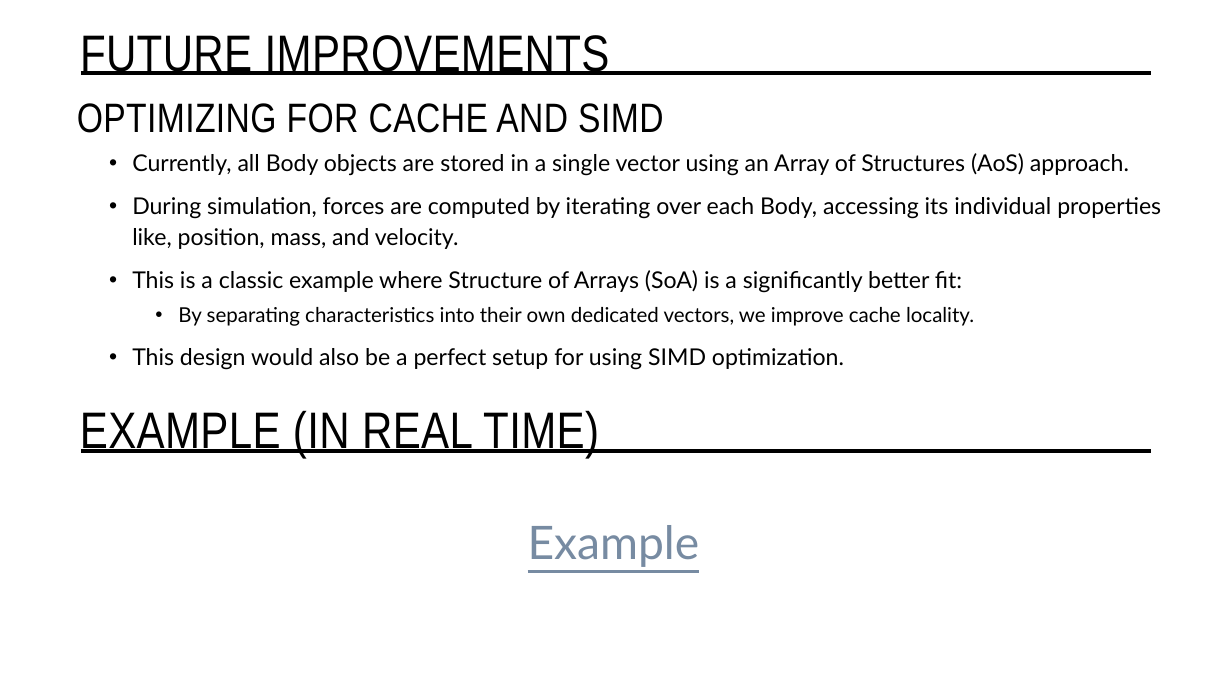
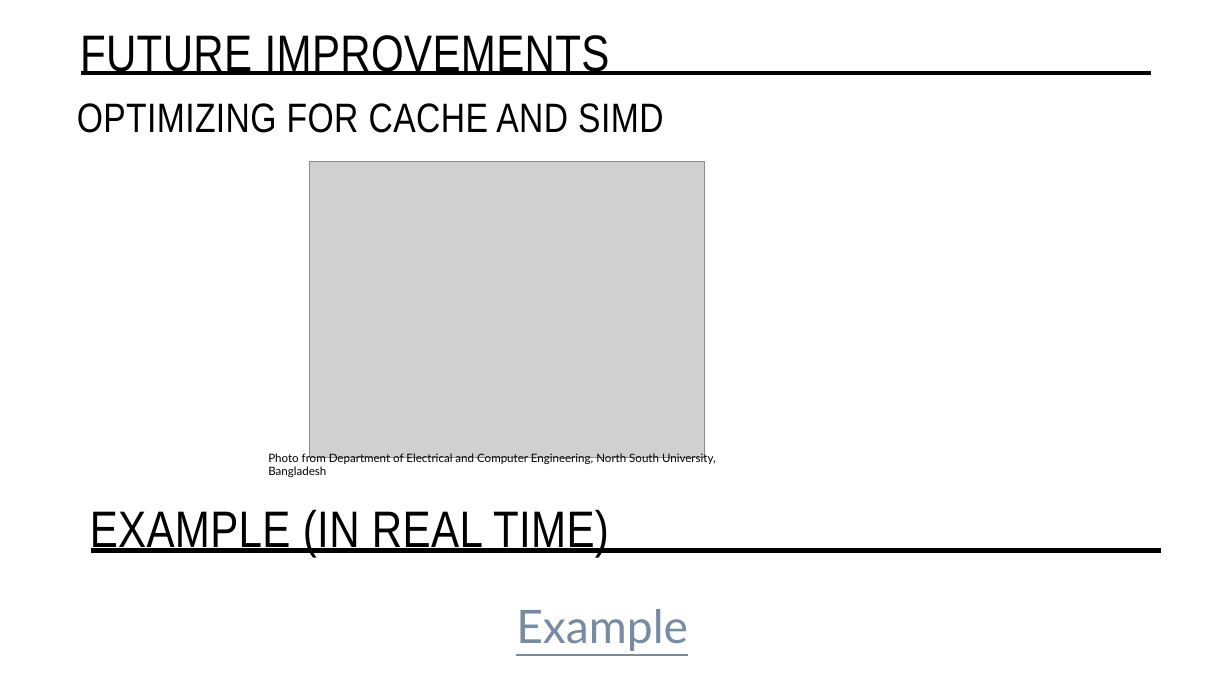
Before and after one commit to matthew9755123/N-Body_Sim, a slide deck: slide 11 of N-Body Simulator.pptx. Drawn at 1232x693 pixels with LibreOffice and Linux fonts; fonts in the diff are those of the drawing; grey boxes stand for pictures. Boxes give left, top, right and bottom in pixels: in the first picture for what was removed or moved away, otherwise in the second. Text is boxed around its words. In the diff, an @@ line names an element or a change of style, - is before the commit and + after.

Commit message:
Updated Powerpoint

```diff
--- a/N-Body Simulator.pptx
+++ b/N-Body Simulator.pptx
@@ text removed at [132,153,1161,370] @@
-• Currently, all Body objects are stored in a single vector using an Array of Structures (AoS) approach.
-• During simulation, forces are computed by iterating over each Body, accessing its individual properties like, position, mass, and velocity.
-• This is a classic example where Structure of Arrays (SoA) is a significantly better fit:
-  • By separating characteristics into their own dedicated vectors, we improve cache locality.
-• This design would also be a perfect setup for using SIMD optimization.
@@ picture added at [310,162,705,457] @@
@@ text added at [268,452,716,477], 9 pt, text #000000 @@
+Photo from Department of Electrical and Computer Engineering, North South University, Bangladesh
@@ text "EXAMPLE (IN REAL TIME)": place and size @@
-text "EXAMPLE (IN REAL TIME)" at [80,410,599,458]
+text "EXAMPLE (IN REAL TIME)" at [90,509,609,557]
@@ line moved from (81, 451) - (1152, 451) to (91, 551) - (1162, 551) @@
@@ text "Example": place and size @@
-text "Example" at [528,525,700,567]
+text "Example" at [516,609,688,651]
```
Also in this commit, not shown: 4 other slides changed, 21 other files.
